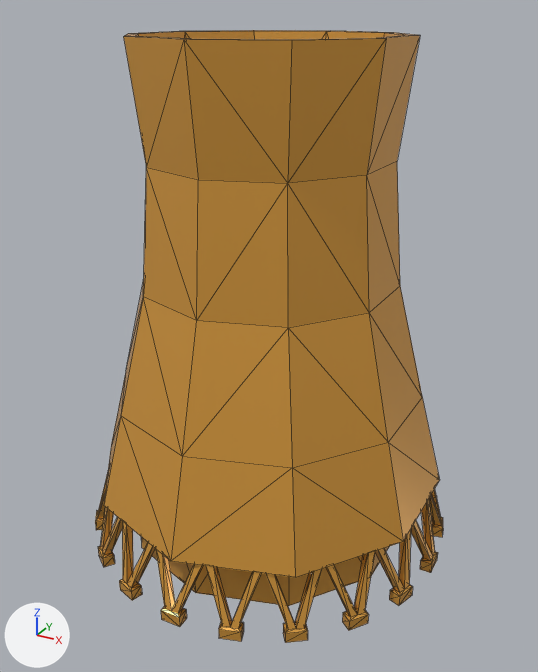
Renders of the glTF model public/models/cooling-tower.glb from each side of a commit.
Before and after are seen from a camera (50 mm lens) standing at (22.9, -41.6, 35.5) and looking at (0.4, -0.8, 15.1). Arrows for +X, +Y and +Z are at lower left; the lights stay in place. Mesh edges are drawn as thin lines. Where no turn or scale is listed for an object, it has been applied to the vertices.

Objects in the first picture: 'cooling-tower'.
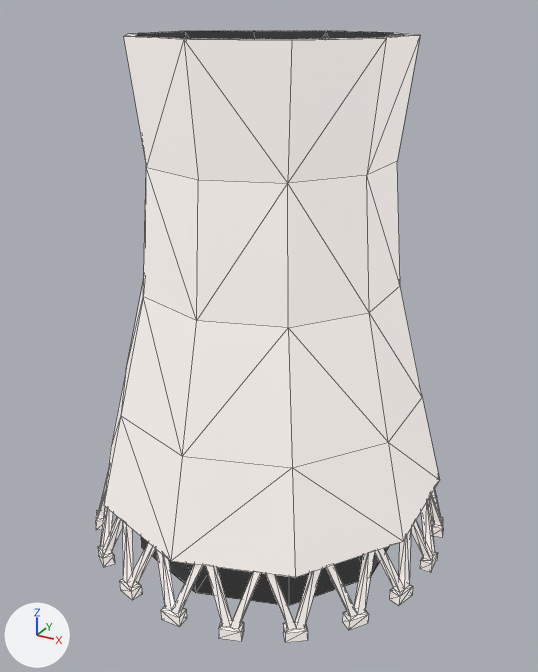
What differs and where, as boxes [x1, y1, x2, y2] in the pictures (538 x 672 px):
'cooling-tower', recoloured (brown to white): [95, 30, 443, 643] in both

Diff of the bpy script that builds the scene:
```diff
--- a/public/models/cooling-tower.glb.py
+++ b/public/models/cooling-tower.glb.py
@@ img_base @@
+img_base = load_image('base', '_unpacked/base', 1024, 1024, 'sRGB')
@@ mat_lowpoly_colors_001 @@
+mat_lowpoly_colors_001 = bpy.data.materials.new('LOWPOLY-COLORS.001')
+# uses the picture img_base
@@ me_cooling_tower @@
 me_cooling_tower.from_pydata(...)  # 570 vertices, 980 faces; spans x -13.1..13.1, y -13.1..13.1, z 0.0..34.2
-me_cooling_tower.materials.append(mat_lowpoly_colors)  # orange #e7a747
+me_cooling_tower.materials.append(mat_lowpoly_colors_001)
```
